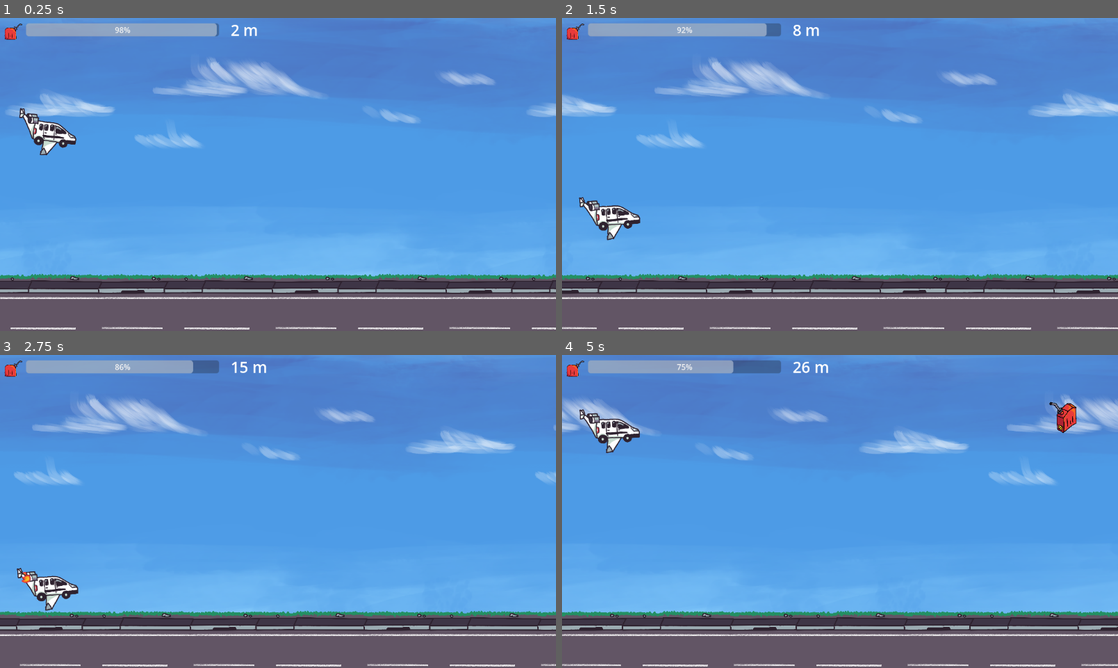
Above: before the commit, frames 1-4 (two rows, left to right).
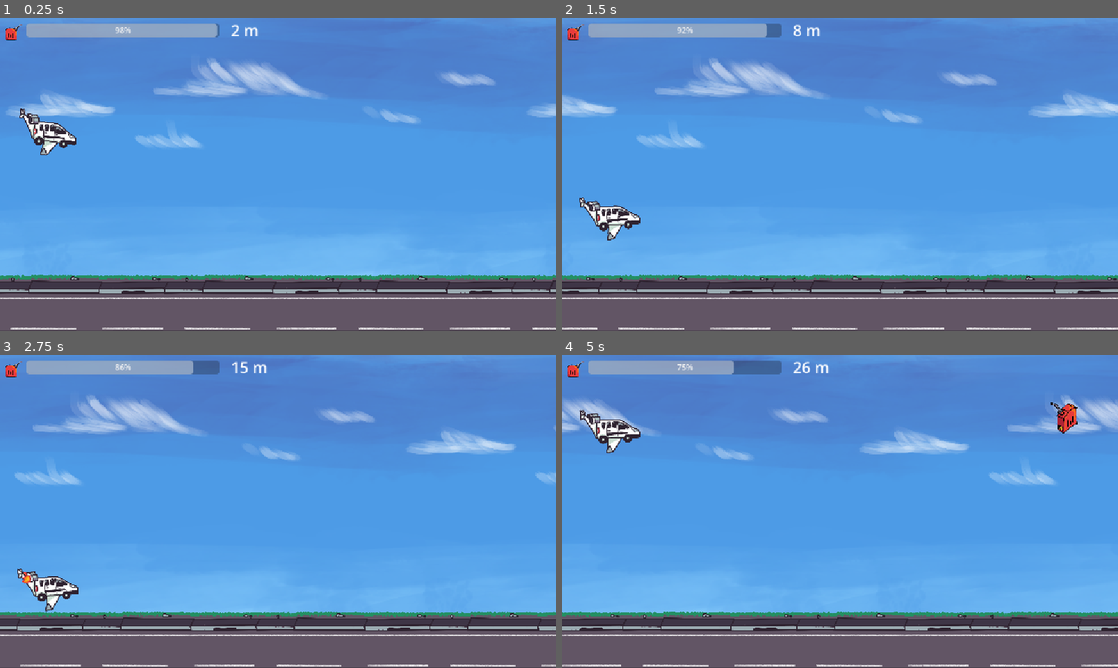
Above: after the commit, the same moments.

Repository: YannLeon/kerosene
Game: Godot game, scene res://scenes/main.tscn
The game is run twice, just before and just after one commit, with the same random seed, the same clock (stepped at 60 frames per second) and the same inputs.
Inputs (mouse positions are in pixels of both pictures, inside the frame that each line leads up to):
- Up to frame 1 (0.25 s): no input
- Up to frame 2 (1.5 s): move the mouse to (962, 158) at 0.52 s; press the mouse at (962, 158) at 0.53 s; move the mouse to (728, 190) at 1.27 s; release the mouse at (728, 190) at 1.28 s; click (728, 190) at 1.35 s
- Up to frame 3 (2.75 s): move the mouse to (333, 442) at 2.02 s; press the mouse at (333, 442) at 2.03 s
- Up to frame 4 (5 s): move the mouse to (812, 574) at 2.77 s; release the mouse at (812, 574) at 2.78 s; click (812, 574) at 2.85 s; move the mouse to (1006, 558) at 3.52 s; press the mouse at (1006, 558) at 3.53 s; move the mouse to (673, 464) at 4.27 s; release the mouse at (673, 464) at 4.28 s; click (673, 464) at 4.35 s

The runs differ from the first frame. In frame 1, 2.7% of the frame differs, in the area x 0-100%, y 1-100%; in frame 2, 2.7%; in frame 3, 2.7%; in frame 4, 2.9%.

Commit message:
keep aspect ratio

Diff:
--- a/project.godot
+++ b/project.godot
@@ -23,8 +23,7 @@
 
 [display]
 
-window/stretch/mode="viewport"
-window/stretch/aspect="expand"
+window/stretch/mode="canvas_items"
 
 [global_group]
 
